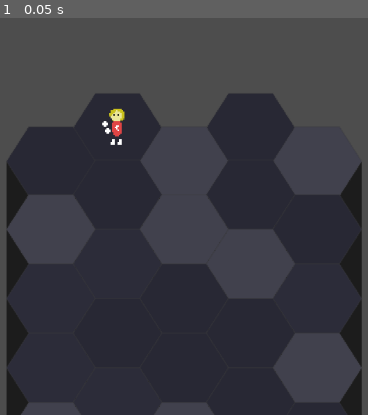
Above: before the commit, frame 1.
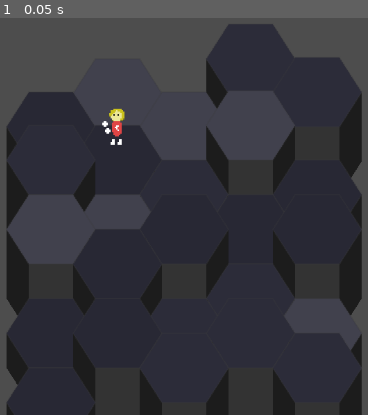
Above: after the commit, the same moment.

Repository: dminoru13/Onirociencia
Game: Godot game, scene res://cenas/Main.tscn
The game is run twice, just before and just after one commit, with the same random seed, the same clock (stepped at 60 frames per second) and the same inputs.
Inputs:
- Up to frame 1 (0.05 s): no input

The runs differ from the first frame. In frame 1, 26% of the frame differs, in the area x 1-99%, y 1-100%.

Commit message:
alturas mais alturadas

Diff:
--- a/scripts/Tabuleiro.gd
+++ b/scripts/Tabuleiro.gd
@@ -24,6 +24,7 @@
 			add_child(tile)
 			tile.posicionar(Vector2i(x,y))
 			tile.cor_tile = cores.pick_random()
+			tile.altura = randi_range(1,2)
 
 
 
--- a/scripts/Tile.gd
+++ b/scripts/Tile.gd
@@ -27,9 +27,11 @@
 @onready var parede := $PoligonoParede
 @onready var borda_parede := $LinhaParede
 @onready var parede_frente := $PoligonoFrenteParede
+@onready var pos_hex := $PosicaoHex
 
 var posicao_hex := Vector2i(0,0)
 var altura := 0
+var altura_muro := 0.0
 
 func passar_dados():
 	return {
@@ -57,9 +59,11 @@
 func atualizar_vizual():
 	if not is_inside_tree():
 		return
-	if not poly or not borda or not colisao:
+	if not poly or not borda or not colisao or not pos_hex:
 		return
 
+	altura_muro = Global.get_altura_hexagono()/2 * (pos_hex.ALTURA)
+	print(pos_hex.ALTURA)
 	var pontos = criar_hecxagono()
 	var pontos_parede = criar_parede()
 	if pontos.size() < 6:
@@ -83,6 +87,7 @@
 func reajustar_posicao_hexagono():
 	#é pra não ter que usar o ajustar posicao todo frame, sem isso os hexagonos ficam todos no mesmo lugar
 	$PosicaoHex.ajustar_posicao()
+	atualizar_vizual()
 
 func posicionar(pos_hex: Vector2i):
 	posicao_hex = pos_hex
@@ -114,9 +119,10 @@
 
 	return pontos
 
-var altura_muro = Global.get_altura_hexagono()
+
 
 func criar_parede():
+
 	var topo := criar_hecxagono()
 	var pontos := PackedVector2Array()
 
--- a/scripts/componentes/PosicaoHex.gd
+++ b/scripts/componentes/PosicaoHex.gd
@@ -3,6 +3,7 @@
 
 @export var posicao_hexagonal := Vector2i(0,0)
 @export var altura := 0
+var ALTURA = altura
 var pai
 var y_base := 0
 
@@ -18,16 +19,15 @@
 	var y = y_base - altura * (altura_hex / 2.0)
 	return Vector2(x, y)
 
-	pode_ajustar_a_posicao = 1
-
 
 
 func _ready() -> void:
-	ajustar_posicao()
+	pass
 
 
 func _process(delta: float) -> void:
 	ajustar_posicao()
+	ALTURA = altura
 
 func ajustar_posicao():
 	pai = get_parent()
